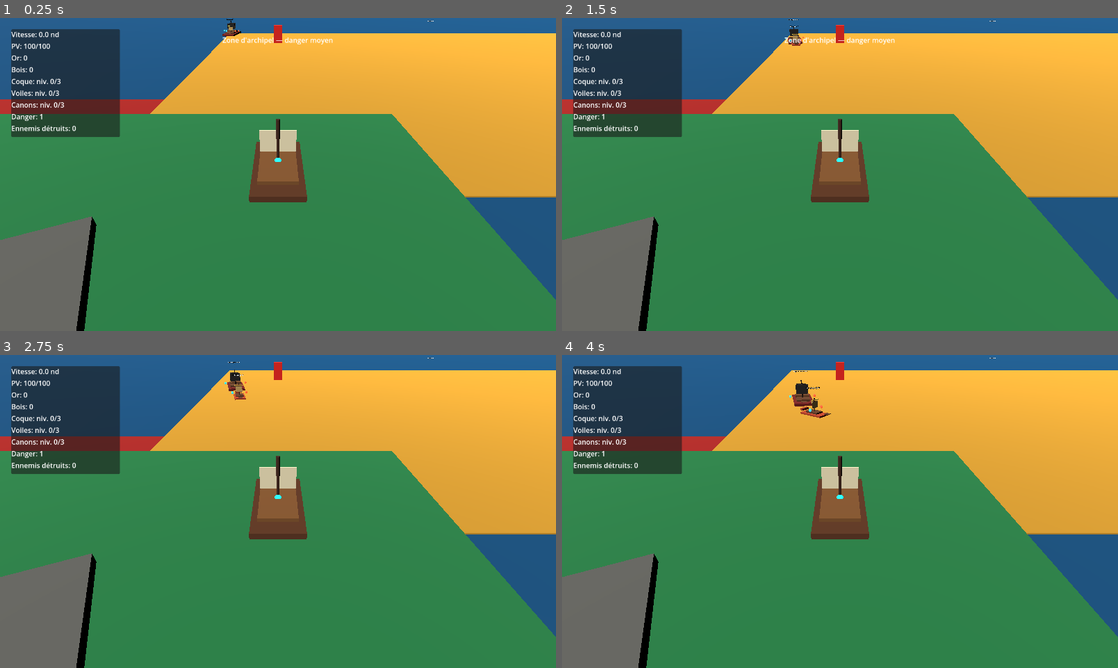
Above: before the commit, frames 1-4 (two rows, left to right).
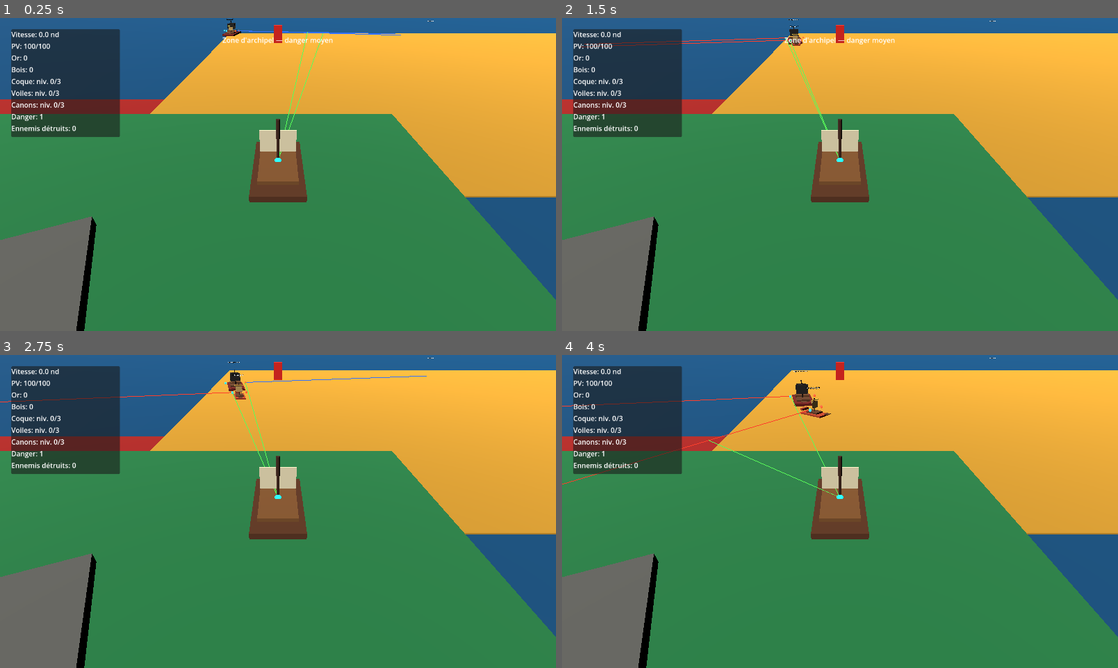
Above: after the commit, the same moments.

Repository: blou132/jeux-pirate
Game: Godot game, scene res://scenes/world/World.tscn
Same seed, same stepped clock (60 frames per second), same inputs: the game is played once before the commit and once after it.
Inputs (mouse positions are in pixels of both pictures, inside the frame that each line leads up to):
- Up to frame 1 (0.25 s): no input
- Up to frame 2 (1.5 s): tap Enter at 0.5 s; move the mouse to (962, 158) at 0.52 s; hold D 0.53-1.25 s; tap R at 0.6 s; click (962, 158) at 0.67 s; drag from (728, 190) to (812, 237) at 1.27 s
- Up to frame 3 (2.75 s): move the mouse to (333, 442) at 2.02 s; hold D from 2.03 s (still down); hold Q from 2.03 s (still down)
- Up to frame 4 (4 s): release D at 2.75 s; release Q at 2.75 s; drag from (812, 574) to (673, 464) at 2.77 s; move the mouse to (1006, 558) at 3.52 s; hold A from 3.53 s (still down); tap R at 3.6 s

The runs differ from the first frame. In frame 1, 0.2% of the frame differs, in the area x 42-73%, y 4-45%; in frame 2, 0.2%; in frame 3, 0.2%; in frame 4, 0.3%, in the area x 0-50%, y 13-46%.

Commit message:
chore: add debug broadside aim lines

Diff:
--- a/scripts/boats/EnemyShipAI.gd
+++ b/scripts/boats/EnemyShipAI.gd
@@ -16,12 +16,16 @@
 # Temporary v0.3.5 console helper to verify enemy broadside selection during tests.
 @export var debug_broadside_fire: bool = true
 @export var debug_broadside_fire_interval: float = 1.5
+@export var debug_show_broadside_lines: bool = true
+@export var debug_broadside_line_length: float = 28.0
 
 @onready var ship: EnemyShip = get_parent() as EnemyShip
 
 var _player: Node3D
 var _attack_cooldown_remaining: float = 0.0
 var _debug_message_cooldown_remaining: float = 0.0
+var _debug_line_instance: MeshInstance3D
+var _debug_line_material: StandardMaterial3D
 
 
 func _physics_process(delta: float) -> void:
@@ -35,10 +39,12 @@
 		_player = get_tree().get_first_node_in_group("player") as Node3D
 
 	if _player == null:
+		_clear_broadside_debug_lines()
 		ship.brake(delta)
 		return
 
 	if _player.has_method("is_destroyed") and _player.is_destroyed():
+		_clear_broadside_debug_lines()
 		ship.brake(delta)
 		return
 
@@ -50,8 +56,11 @@
 	var distance_to_player: float = sqrt(distance_squared)
 
 	if distance_squared > detection_range * detection_range:
-		ship.brake(delta)
-		return
+		_clear_broadside_debug_lines()
+		ship.brake(delta)
+		return
+
+	_update_broadside_debug_lines(offset)
 
 	if distance_squared <= attack_range * attack_range:
 		var fire_direction: Vector3 = _get_broadside_fire_direction(offset)
@@ -159,6 +168,20 @@
 		return starboard_direction
 
 	return Vector3.ZERO
+
+
+func _get_preferred_broadside_direction(offset_to_player: Vector3) -> Vector3:
+	if offset_to_player.length_squared() < 0.01:
+		return Vector3.ZERO
+
+	var to_player: Vector3 = offset_to_player.normalized()
+	var port_direction: Vector3 = _get_port_axis()
+	var starboard_direction: Vector3 = _get_starboard_axis()
+
+	if to_player.dot(port_direction) >= to_player.dot(starboard_direction):
+		return port_direction
+
+	return starboard_direction
 
 
 func _maneuver_for_broadside(offset_to_player: Vector3, distance_to_player: float, attack_range: float, delta: float) -> void:
@@ -283,3 +306,71 @@
 
 	print("Tir ennemi %s" % side_name)
 	_debug_message_cooldown_remaining = debug_broadside_fire_interval
+
+
+func _update_broadside_debug_lines(offset_to_player: Vector3) -> void:
+	if not debug_show_broadside_lines:
+		_clear_broadside_debug_lines()
+		return
+
+	var fire_direction: Vector3 = _get_preferred_broadside_direction(offset_to_player)
+	if fire_direction == Vector3.ZERO:
+		_clear_broadside_debug_lines()
+		return
+
+	var line_origin: Vector3 = _get_broadside_muzzle_position(fire_direction)
+	var line_direction: Vector3 = fire_direction.normalized()
+	line_direction.y = 0.0
+	if line_direction.length_squared() < 0.01:
+		_clear_broadside_debug_lines()
+		return
+
+	var target_position: Vector3 = _get_player_aim_position()
+	var to_target: Vector3 = target_position - line_origin
+	var parallel_distance: float = maxf(0.0, to_target.dot(line_direction))
+	var closest_point: Vector3 = line_origin + (line_direction * parallel_distance)
+	var line_end: Vector3 = line_origin + (line_direction * debug_broadside_line_length)
+	var shot_color: Color = Color(0.2, 0.45, 1.0, 1.0)
+	if fire_direction.normalized().dot(_get_starboard_axis()) >= 0.0:
+		shot_color = Color(1.0, 0.25, 0.18, 1.0)
+
+	var line_mesh: ImmediateMesh = ImmediateMesh.new()
+	line_mesh.surface_begin(Mesh.PRIMITIVE_LINES, _get_debug_line_material())
+	line_mesh.surface_set_color(shot_color)
+	line_mesh.surface_add_vertex(line_origin)
+	line_mesh.surface_add_vertex(line_end)
+	line_mesh.surface_set_color(Color(0.35, 1.0, 0.35, 1.0))
+	line_mesh.surface_add_vertex(closest_point)
+	line_mesh.surface_add_vertex(target_position)
+	line_mesh.surface_end()
+
+	var line_instance: MeshInstance3D = _get_debug_line_instance()
+	line_instance.global_transform = Transform3D.IDENTITY
+	line_instance.mesh = line_mesh
+	line_instance.visible = true
+
+
+func _clear_broadside_debug_lines() -> void:
+	if _debug_line_instance != null and is_instance_valid(_debug_line_instance):
+		_debug_line_instance.visible = false
+
+
+func _get_debug_line_instance() -> MeshInstance3D:
+	if _debug_line_instance != null and is_instance_valid(_debug_line_instance):
+		return _debug_line_instance
+
+	_debug_line_instance = MeshInstance3D.new()
+	_debug_line_instance.name = "BroadsideDebugLines"
+	_debug_line_instance.top_level = true
+	ship.add_child(_debug_line_instance)
+	return _debug_line_instance
+
+
+func _get_debug_line_material() -> StandardMaterial3D:
+	if _debug_line_material != null:
+		return _debug_line_material
+
+	_debug_line_material = StandardMaterial3D.new()
+	_debug_line_material.shading_mode = BaseMaterial3D.SHADING_MODE_UNSHADED
+	_debug_line_material.vertex_color_use_as_albedo = true
+	return _debug_line_material
